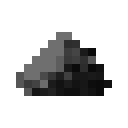
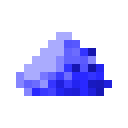
Layered file, before and after one edit (128x128). Changes by layer:
renamed "Copper Oxide" to "Copper (II) Oxide", hid it over box(16, 32, 112, 96)
showed "Azurite" over box(16, 32, 112, 96)
